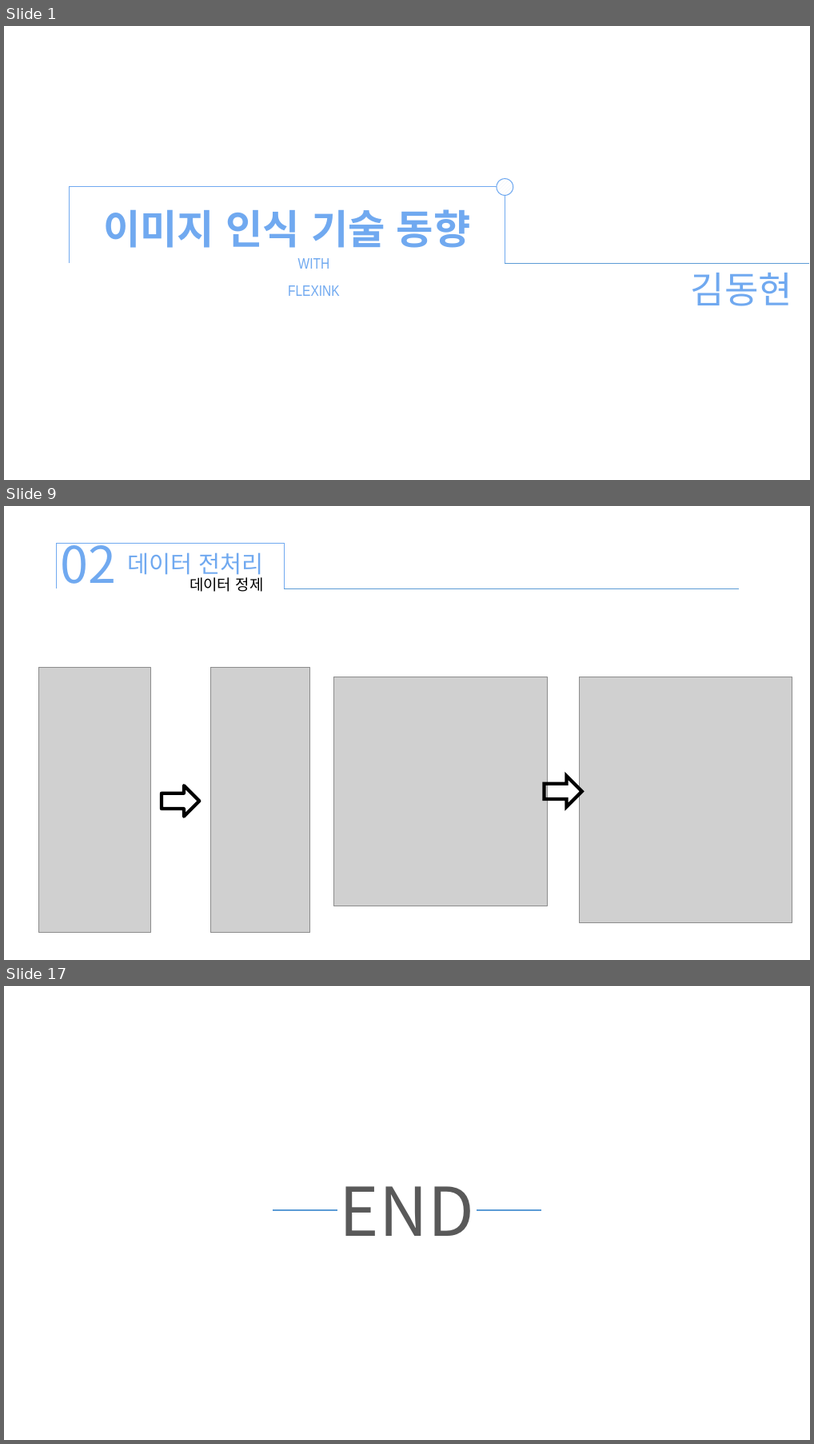
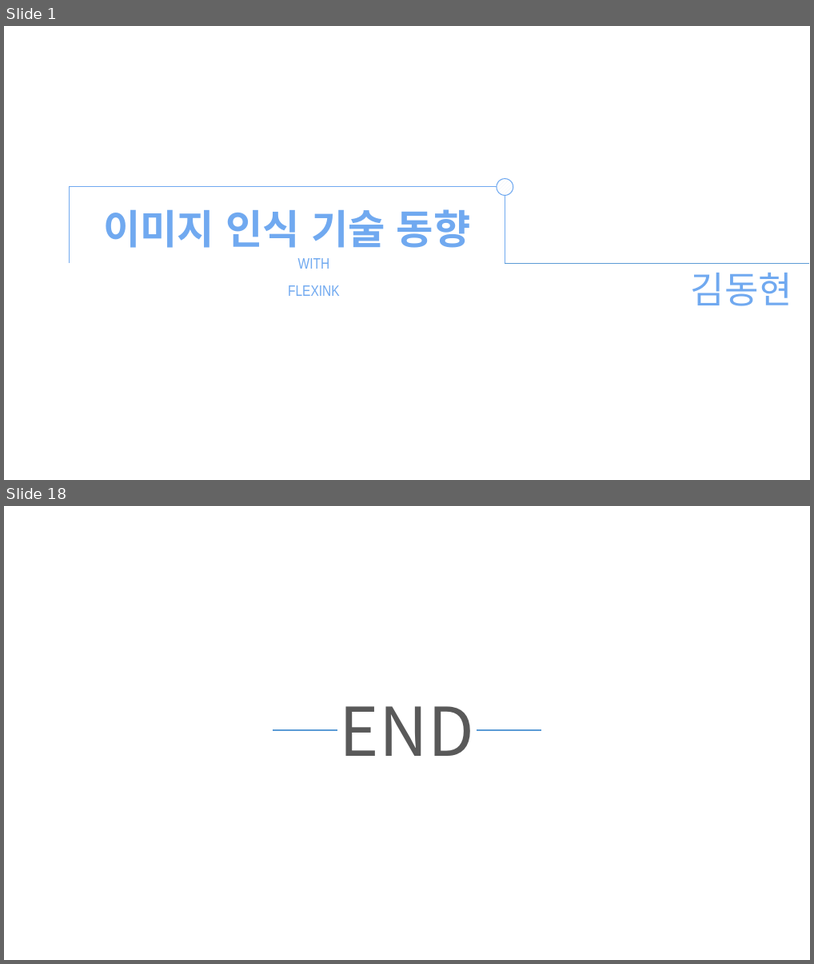
Before and after one commit to xddongx/flexink, a slide deck: 이미지 인식 기술/이미지 인식 기술_KDH.pptx. Shown one above the other, each under a label of ours: slides 1, 9 and 17 before the commit, slides 1 and 18 after it; the slides between them are not shown. The pictures are 814x1444 and 814x964 pixels, drawn with LibreOffice and Linux fonts; fonts in the diff are those of the drawing; grey boxes stand for pictures. Boxes give left, top, right and bottom in pixels: in the first picture for what was removed or moved away, otherwise in the second. Text is boxed around its words. In the diff, an @@ line names an element or a change of style, - is before the commit and + after.

```diff
--- a/이미지 인식 기술/이미지 인식 기술_KDH.pptx
+++ b/이미지 인식 기술/이미지 인식 기술_KDH.pptx
@@ slide 9 removed at <box>4,506,810,960</box>, background #FFFFFF @@
@@ right bracket removed at <box>57,543,284,589</box> @@
@@ text removed at <box>61,543,117,584</box> @@
-02
@@ text removed at <box>127,552,264,579</box> @@
-데이터 전처리
@@ text removed at <box>190,577,264,592</box> @@
-데이터 정제
@@ line removed from (284, 589) to (740, 589) @@
@@ picture removed at <box>39,667,151,932</box> @@
@@ picture removed at <box>210,667,310,932</box> @@
@@ picture removed at <box>334,676,548,905</box> @@
@@ picture removed at <box>579,676,793,922</box> @@
@@ right arrow removed at <box>162,785,199,816</box> @@
@@ right arrow removed at <box>545,776,582,807</box> @@
@@ what was slide 17 is now slide 18 @@
```
Also in this commit, not shown: 2 slides changed, 14 slides added, 12 other slides removed, 11 other files.
